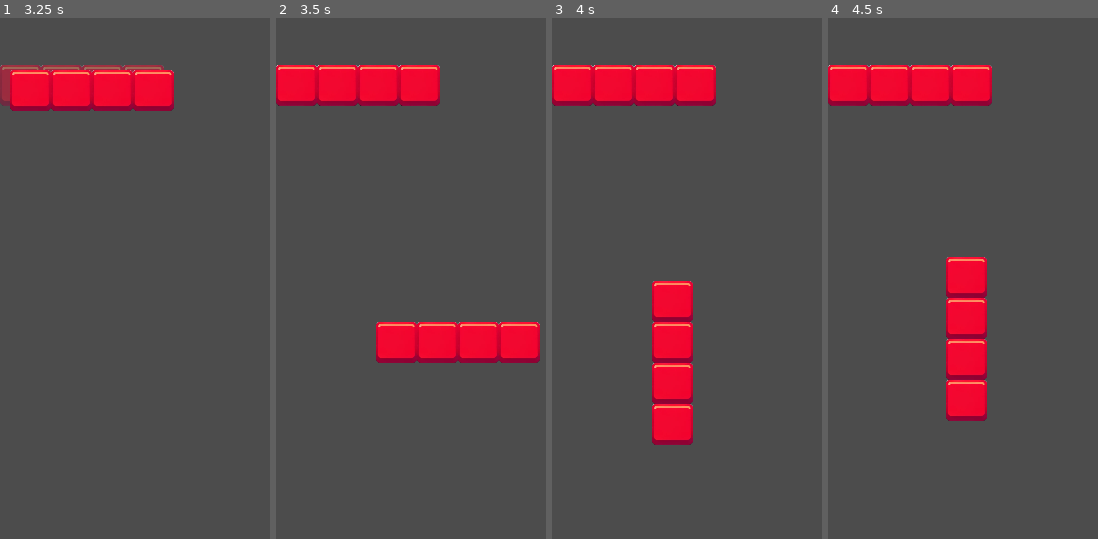
Above: before the commit, frames 1-4 (left to right).
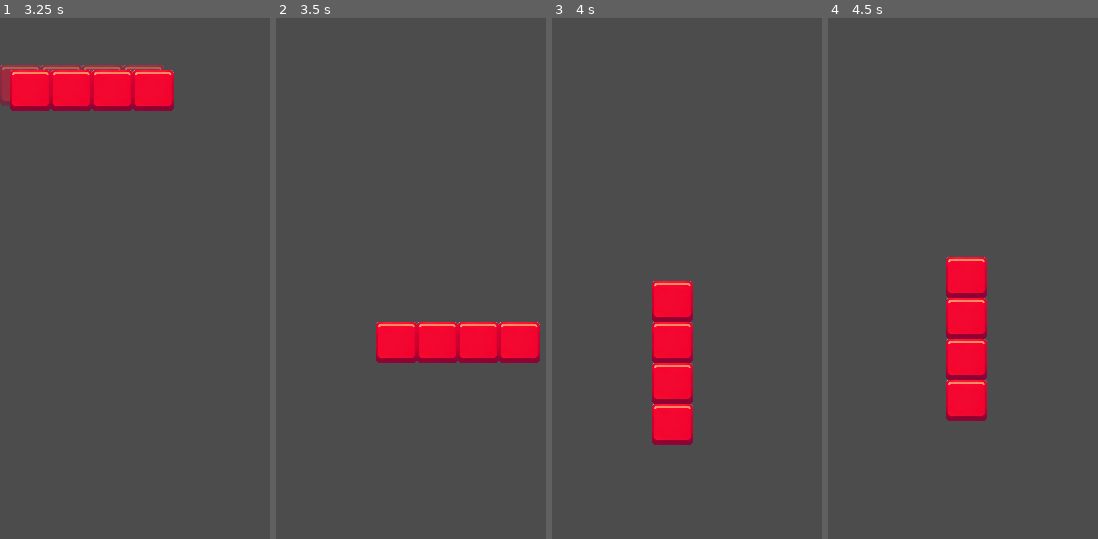
Above: after the commit, the same moments.

Repository: alexkorep-games/transmatrix
Game: Godot game, scene res://scenes/main/main.tscn
Two runs of this game, one before a commit and one after it. Both use one fixed random seed, a clock stepped at 60 frames per second and the inputs below.
Inputs (mouse positions are in pixels of both pictures, inside the frame that each line leads up to):
- Up to frame 1 (3.25 s): tap Enter at 0.5, 2.75 s; move the mouse to (259, 143) at 0.52 s; click (259, 143) at 0.67 s; tap Space at 1.25 s; drag from (108, 215) to (162, 325) at 1.27 s; move the mouse to (216, 18) at 2.02 s; click (216, 18) at 2.17 s; drag from (162, 325) to (72, 70) at 2.77 s
- Up to frame 2 (3.5 s): no input
- Up to frame 3 (4 s): move the mouse to (outside the picture) at 3.52 s; click (outside the picture) at 3.67 s
- Up to frame 4 (4.5 s): tap Space at 4.25 s; drag from (900, 70) to (outside the picture) at 4.27 s

Frame 1 is identical in both runs. In frame 2, 4.8% of the frame differs, in the area x 0-61%, y 9-17%; in frame 3, 4.8%; in frame 4, 4.8%.

Commit message:
Remove groups of the same color

Diff:
--- /dev/null
+++ b/src/scenes/main/field_tile_map.gd
@@ -0,0 +1,40 @@
+extends TileMap
+
+func _ready():
+	pass
+
+func remove_groups():
+	var checked = []
+	var r = get_used_rect()
+	for x in range(r.position.x, r.position.x + r.size.x):
+		for y in range(r.position.y, r.position.y + r.size.y):
+			var pos = Vector2(x, y)
+			if pos in checked:
+				continue
+
+			var tile_id = get_cellv(pos)
+			if tile_id == -1:
+				continue
+
+			var group = []
+			get_similar_group(pos, tile_id, group)
+			if group.size() >= 4:
+				for cell_pos in group:
+					set_cellv(cell_pos, -1)  # -1 clears the cell
+			checked += group
+
+func get_similar_group(pos, tile_id, group = []):
+	if not is_valid_cell(pos) or pos in group or get_cellv(pos) != tile_id:
+		# This cell has been visited or is not similar to the tile we're looking for
+		return
+	group.append(pos)
+	get_similar_group(pos + Vector2(0, -1), tile_id, group)
+	get_similar_group(pos + Vector2(0, 1), tile_id, group)
+	get_similar_group(pos + Vector2(-1, 0), tile_id, group)
+	get_similar_group(pos + Vector2(1, 0), tile_id, group)
+
+func is_valid_cell(pos):
+	var sz = get_used_rect().size
+	var p = get_used_rect().position
+	return (pos.x >= p.x && pos.y >= p.y &&
+		pos.x < p.x + sz.x && pos.y < p.y + sz.y)
--- a/src/scenes/main/main.gd
+++ b/src/scenes/main/main.gd
@@ -2,11 +2,9 @@
 
 var field_size = Vector2(8, 8)
 
-
 # Called when the node enters the scene tree for the first time.
 func _ready():
-	pass # Replace with function body.
-
+	pass
 
 # Called every frame. 'delta' is the elapsed time since the previous frame.
 #func _process(delta):
@@ -51,6 +49,9 @@
 		var local_pos = field.to_local(pos)
 		var cell_pos = field.world_to_map(local_pos)
 		field.set_cellv(cell_pos, tile_id)
+	field.remove_groups()
+	var preview_field = get_node("%PreviewTileMap")
+	preview_field.clear()
 
 
 func _on_CurrentShape_drag_release():
--- a/src/scenes/main/main.tscn
+++ b/src/scenes/main/main.tscn
@@ -1,9 +1,10 @@
-[gd_scene load_steps=6 format=2]
+[gd_scene load_steps=7 format=2]
 
 [ext_resource path="res://resources/blocks_tileset.tres" type="TileSet" id=1]
 [ext_resource path="res://scenes/current_shape/current_shape.tscn" type="PackedScene" id=2]
 [ext_resource path="res://assets/grid/grid01.png" type="Texture" id=3]
 [ext_resource path="res://scenes/main/main.gd" type="Script" id=4]
+[ext_resource path="res://scenes/main/field_tile_map.gd" type="Script" id=5]
 
 [sub_resource type="TileSet" id=1]
 0/name = "grid01.png 0"
@@ -98,6 +99,7 @@
 tile_set = SubResource( 1 )
 cell_size = Vector2( 128, 128 )
 format = 1
+script = ExtResource( 5 )
 
 [node name="PreviewTileMap" type="TileMap" parent="VBoxContainer/Field"]
 unique_name_in_owner = true
